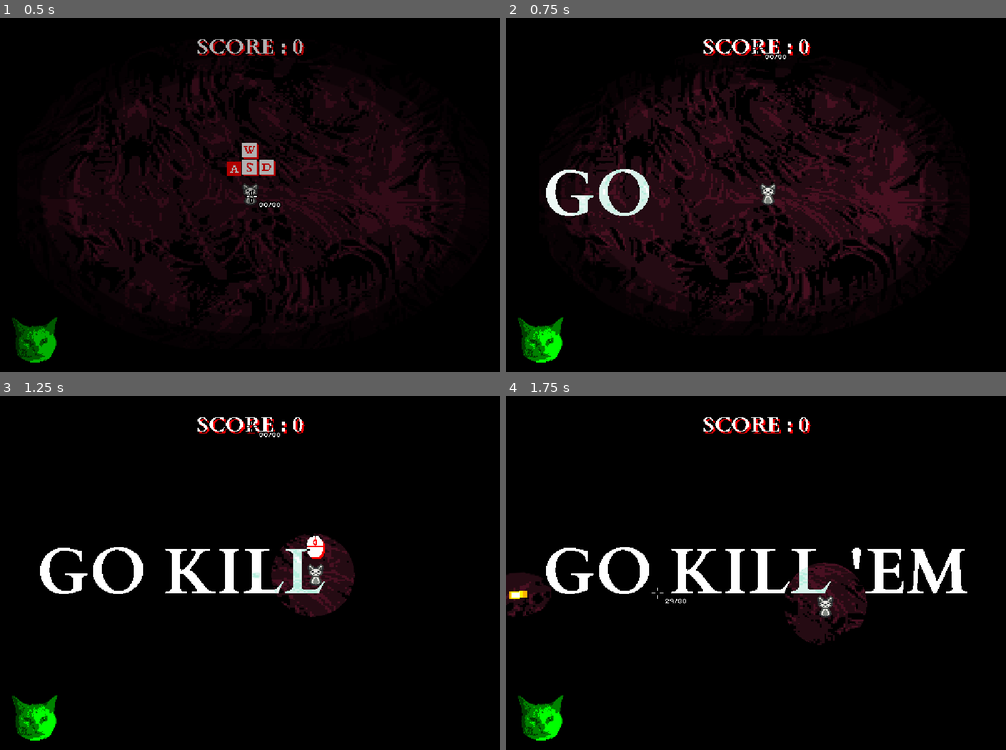
Above: before the commit, frames 1-4 (two rows, left to right).
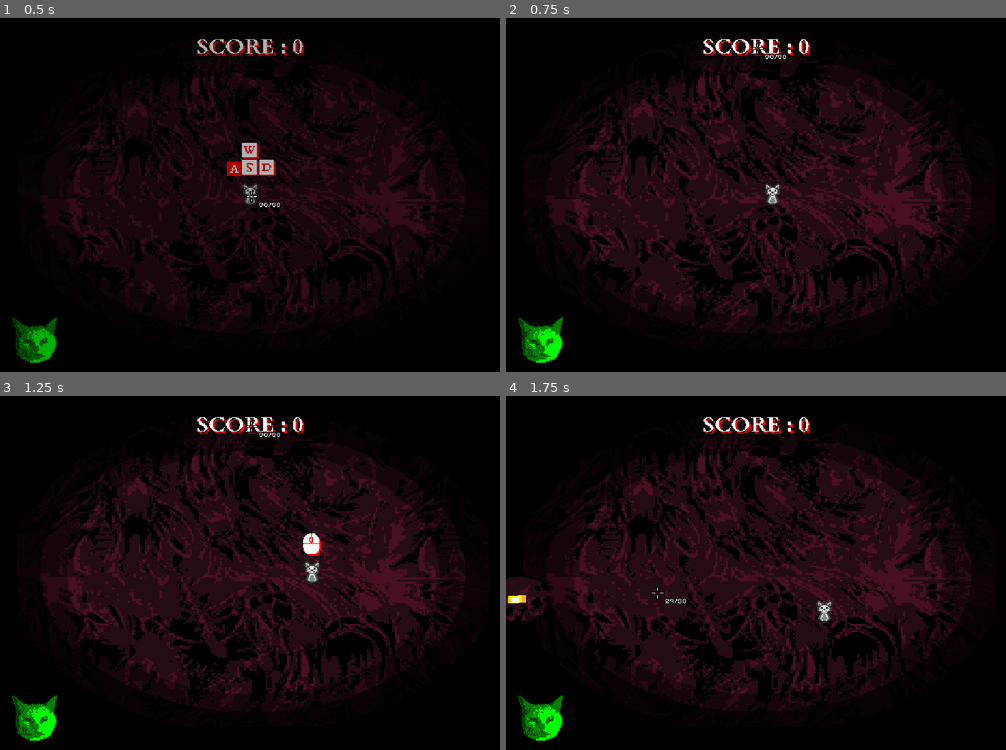
Above: after the commit, the same moments.

Repository: ThanapatrP/game-project-shooter
Game: Godot game, scene res://src/levels/main_level.tscn
The game is run twice, just before and just after one commit, with the same random seed, the same clock (stepped at 60 frames per second) and the same inputs.
Inputs (mouse positions are in pixels of both pictures, inside the frame that each line leads up to):
- Up to frame 1 (0.5 s): no input
- Up to frame 2 (0.75 s): tap Enter (ui_accept) at 0.5 s; move the mouse to (756, 46) at 0.52 s; hold D (right) from 0.53 s (still down); tap Space (spacebar) at 0.6 s
- Up to frame 3 (1.25 s): keep holding D (right); tap Enter (ui_accept) at 0.77 s
- Up to frame 4 (1.75 s): move the mouse to (656, 590) at 1.27 s; release D (right) at 1.28 s; hold S (down) from 1.28 s (still down); click (656, 590) at 1.35 s; tap Enter (ui_accept) at 1.52 s; tap Space (spacebar) at 1.55 s

Frame 1 is identical in both runs. In frame 2, 18% of the frame differs, in the area x 8-94%, y 10-90%; in frame 3, 31%; in frame 4, 32%, in the area x 0-94%, y 10-90%.

Commit message:
remove buggy skip tutorial feature

Diff:
--- a/src/levels/main_level.gd
+++ b/src/levels/main_level.gd
@@ -54,13 +54,13 @@
 		# print($UILayer/InvertText.visible)
 
 	if curr_tutorial_state != TUTORIAL_STATE.NONE:
-		if Input.is_action_just_pressed("spacebar") and Global.running_tween == null:
-			curr_tutorial_state = TUTORIAL_STATE.KILLEM
+		# if Input.is_action_just_pressed("spacebar") and Global.running_tween == null:
+		# 	curr_tutorial_state = TUTORIAL_STATE.KILLEM
 
-			var tween := create_tween()
-			tween.set_ease(Tween.EASE_IN_OUT)
-			tween.set_trans(Tween.TRANS_SINE)
-			tween.tween_property(center_light, "scale", Vector2(), 0.7)
+		# 	var tween := create_tween()
+		# 	tween.set_ease(Tween.EASE_IN_OUT)
+		# 	tween.set_trans(Tween.TRANS_SINE)
+		# 	tween.tween_property(center_light, "scale", Vector2(), 0.7)
 
 		tutorial_queue()
 
